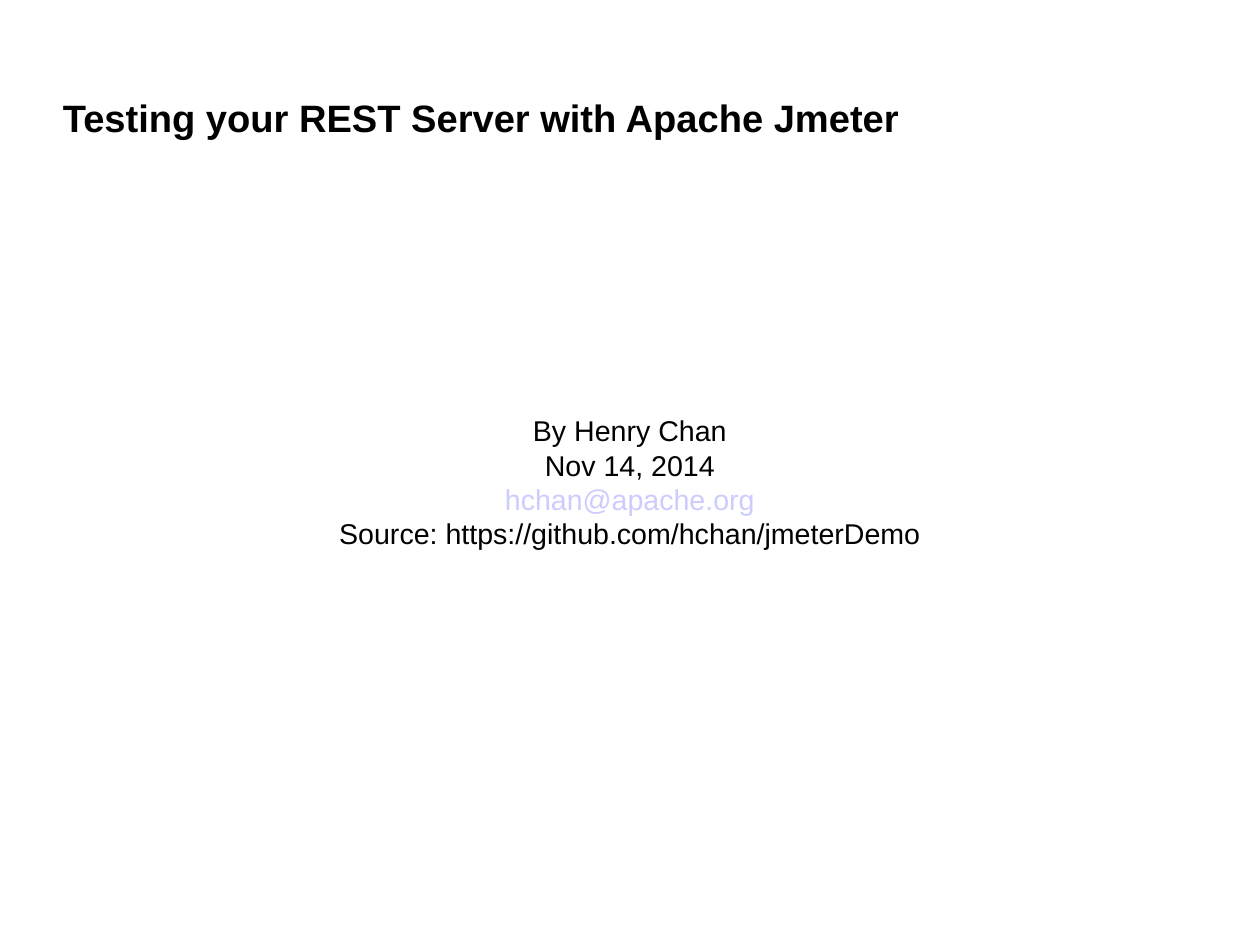
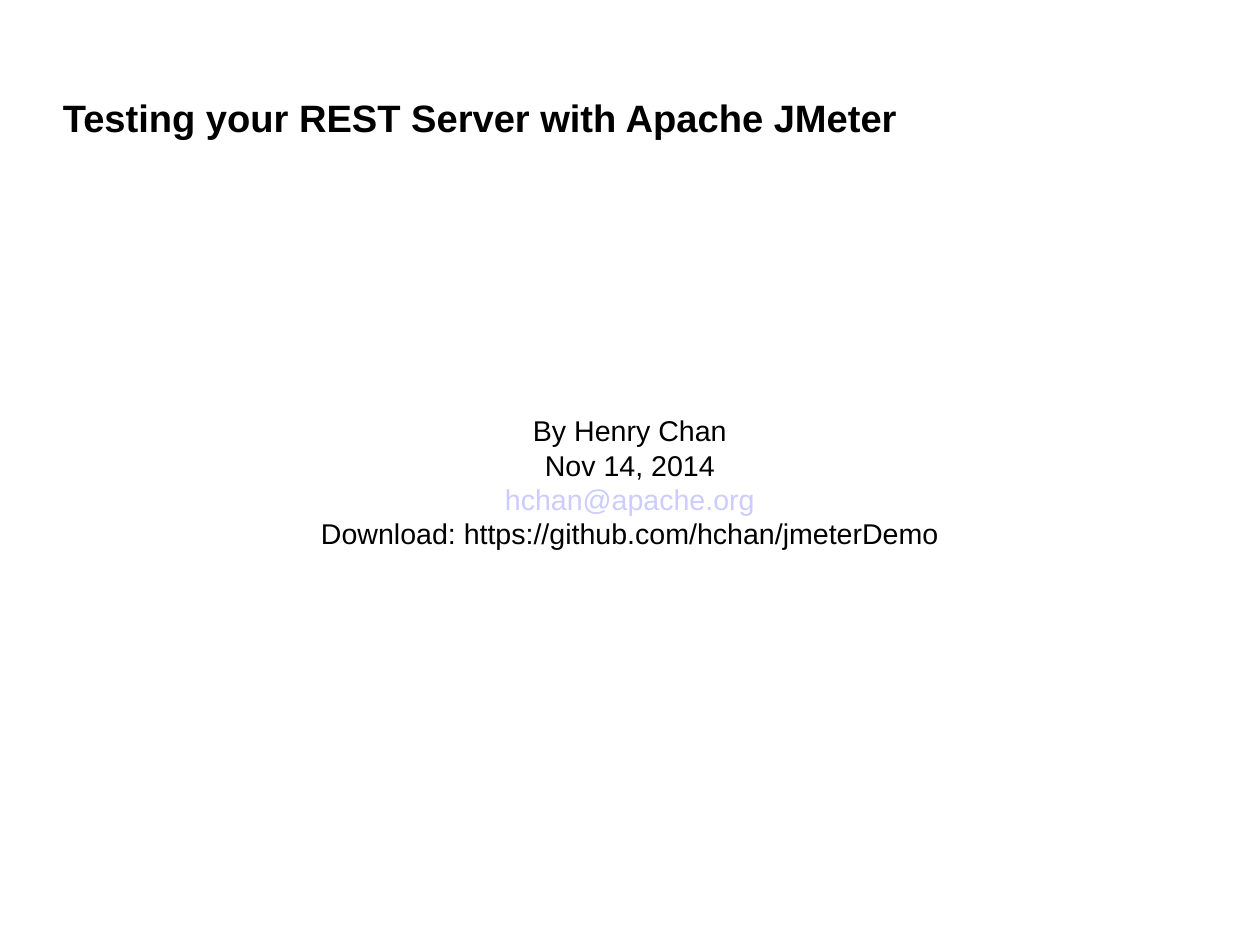
Before and after one commit to hchan/jmeterDemo, a slide deck: slide 1 of jmeterDemo.ppt. Drawn at 1260x945 pixels with LibreOffice and Linux fonts; fonts in the diff are those of the drawing; background and template pictures are left out. Boxes give left, top, right and bottom in pixels: in the first picture for what was removed or moved away, otherwise in the second. Text is boxed around its words. In the diff, an @@ line names an element or a change of style, - is before the commit and + after.

```diff
--- a/jmeterDemo.ppt
+++ b/jmeterDemo.ppt
@@ text at (63,104,897,140): text changed @@
-Testing your REST Server with Apache Jmeter
+Testing your REST Server with Apache JMeter
@@ text at (321,523,939,550): text changed @@
-Source: https://github.com/hchan/jmeterDemo
+Download: https://github.com/hchan/jmeterDemo
```
Also in this commit, not shown: 7 other slides changed, 1 slide added, 1 other file.
